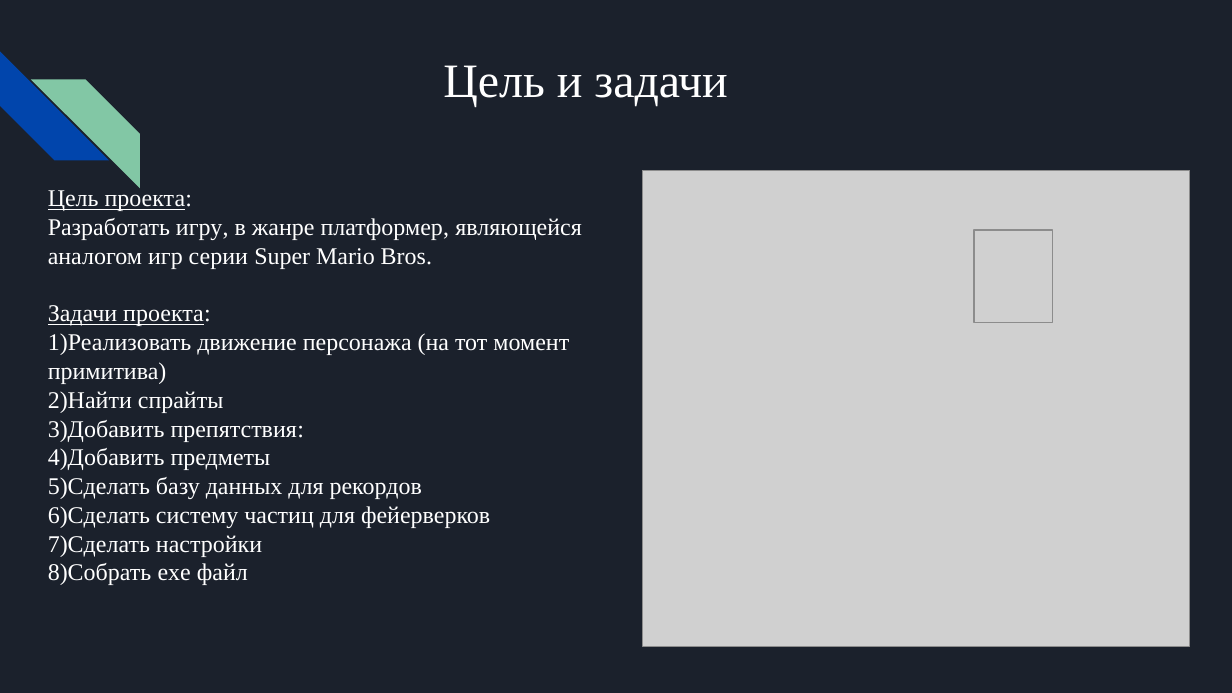
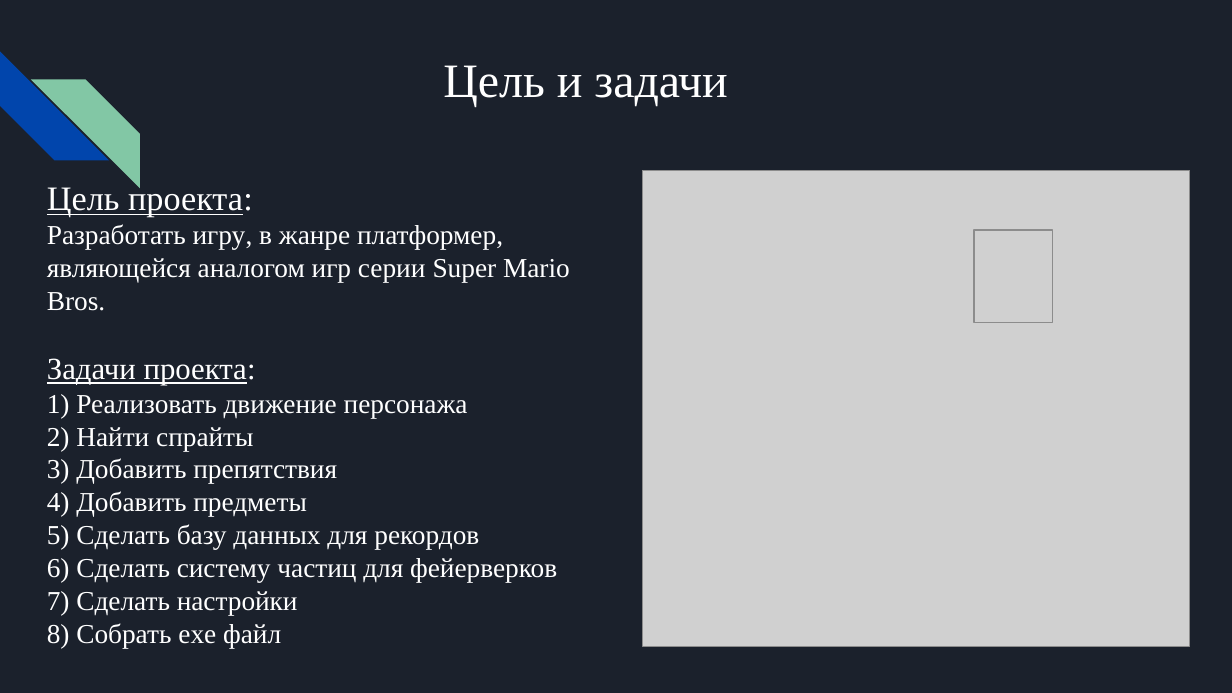
Before and after one commit to ShpakovskiVyacheslav/Arcade-project, a slide deck: slide 2 of documentation/Fish Hunter.pptx. Drawn at 1232x693 pixels with LibreOffice and Linux fonts; fonts in the diff are those of the drawing; grey boxes stand for pictures. Boxes give left, top, right and bottom in pixels: in the first picture for what was removed or moved away, otherwise in the second. Text is boxed around its words. In the diff, an @@ line names an element or a change of style, - is before the commit and + after.

```diff
--- a/documentation/Fish Hunter.pptx
+++ b/documentation/Fish Hunter.pptx
@@ text "Цель проекта:" moved from (x1=48, y1=190, x2=582, y2=585) to (x1=47, y1=183, x2=570, y2=648) @@
@@ text at (x1=47, y1=183, x2=570, y2=385): size 14 to 20 pt in "Цель проекта:"; size 14 to 16 pt in "Разработать игру, в жанре платформер, являющейся аналогом ..."; size 14 to 18 pt in "Задачи проекта:" @@
@@ text at (x1=47, y1=394, x2=557, y2=648): text changed; size 14 to 16 pt @@
-1)Реализовать движение персонажа (на тот момент примитива)
-2)Найти спрайты
-3)Добавить препятствия:
-4)Добавить предметы
-5)Сделать базу данных для рекордов
-6)Сделать систему частиц для фейерверков
-7)Сделать настройки
-8)Собрать exe файл
+1) Реализовать движение персонажа
+2) Найти спрайты
+3) Добавить препятствия
+4) Добавить предметы
+5) Сделать базу данных для рекордов
+6) Сделать систему частиц для фейерверков
+7) Сделать настройки
+8) Собрать exe файл
```
Also in this commit, not shown: 6 other slides changed.
